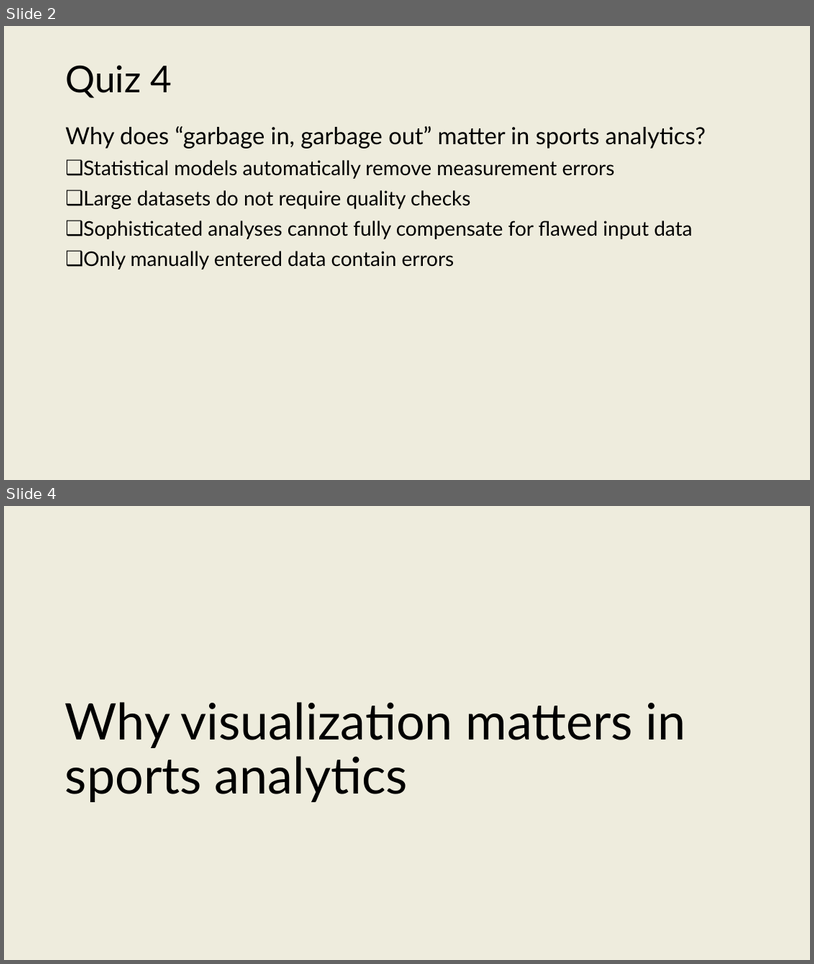
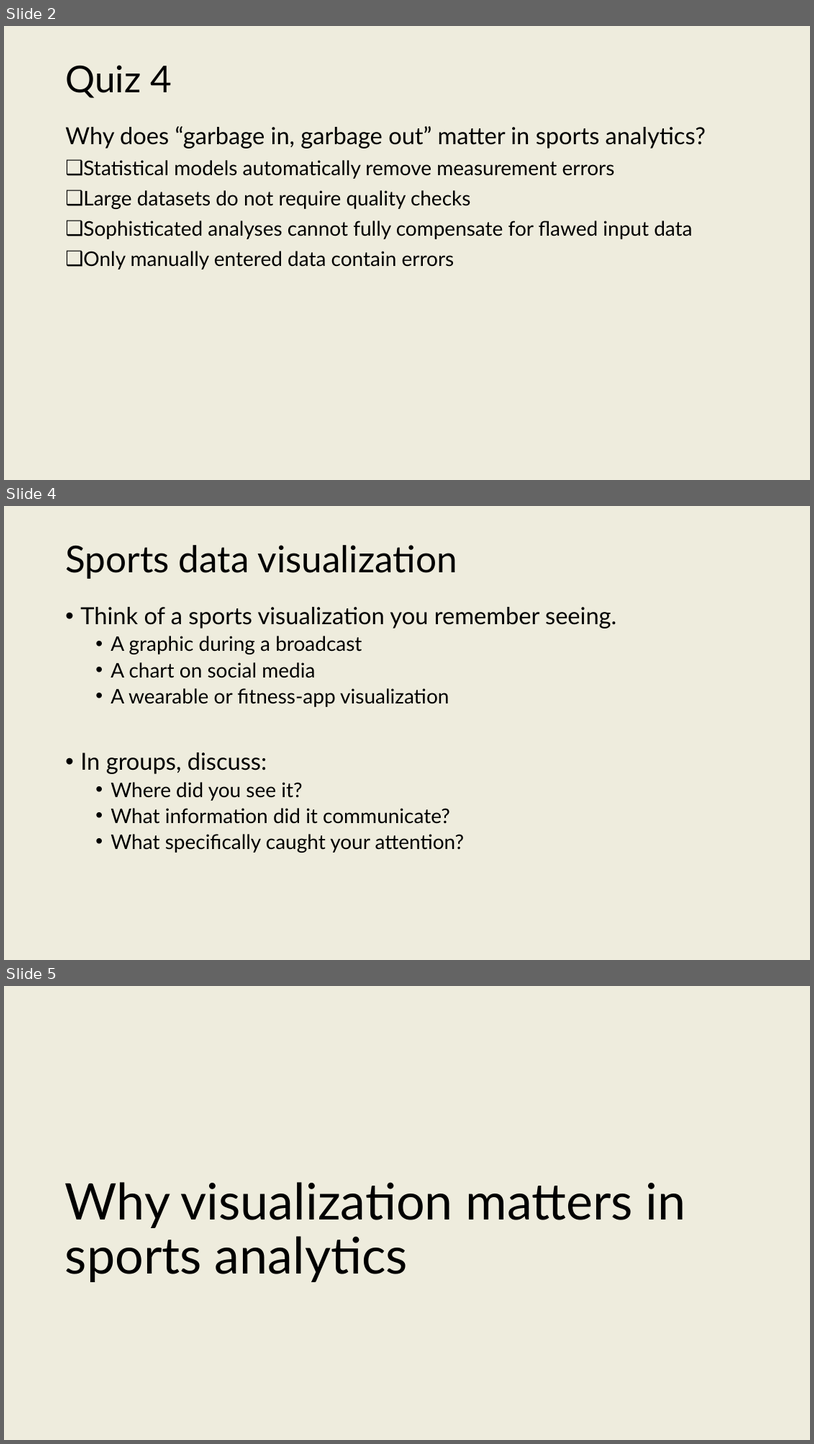
Before and after one commit to onishisaryu/HES-3000-Sports-Data-Analytics, a slide deck: pptx/Lecture7.pptx. Shown one above the other, each under a label of ours: slides 2 and 4 before the commit, slides 2, 4 and 5 after it; the slides between them are not shown. The pictures are 814x964 and 814x1444 pixels, drawn with LibreOffice and Linux fonts; fonts in the diff are those of the drawing. Boxes give left, top, right and bottom in pixels: in the first picture for what was removed or moved away, otherwise in the second. Text is boxed around its words. In the diff, an @@ line names an element or a change of style, - is before the commit and + after.

```diff
--- a/pptx/Lecture7.pptx
+++ b/pptx/Lecture7.pptx
@@ slide 4 added at box(4, 506, 810, 960), background #EEECDD @@
@@ title added at box(65, 545, 458, 579), 44 pt, text #000000 @@
+Sports data visualization
@@ text added at box(80, 607, 617, 852), 24 pt, text #000000 @@
+• Think of a sports visualization you remember seeing.
+  • A graphic during a broadcast
+  • A chart on social media
+  • A wearable or fitness-app visualization
+• In groups, discuss:
+  • Where did you see it?
+  • What information did it communicate?
+  • What specifically caught your attention?
@@ what was slide 4 is now slide 5 @@
```
Also in this commit, not shown: 6 slides changed, 1 other slide added, 1 other file.
